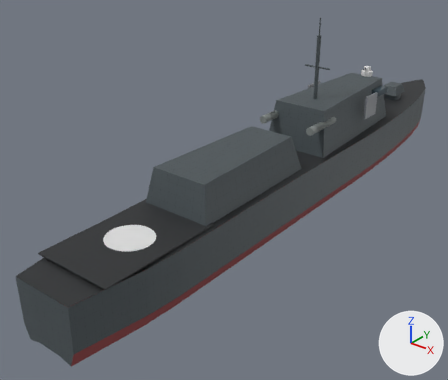
Two versions of the glTF model situation3d/web/assets/models/type_056a.glb, one commit apart.
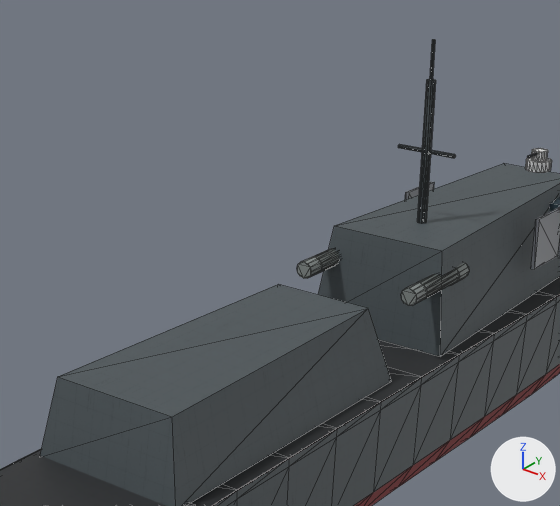
Each version is shown whole from a 50 mm camera at (43.7, -71.5, 38.2) aimed at (-5.6, -10.0, 0.0), then close up on the part from 29% to 84% of the width and 0% to 59% of the height. Lighting does not change. The marker at lower right points along +X, +Y and +Z. The older version's two pictures come first. The close-ups show mesh edges as thin lines. Where no turn or scale is listed for an object, it has been applied to the vertices. Vertices at exactly the same position are counted once.

Objects in the first close-up: '056a_hull'.
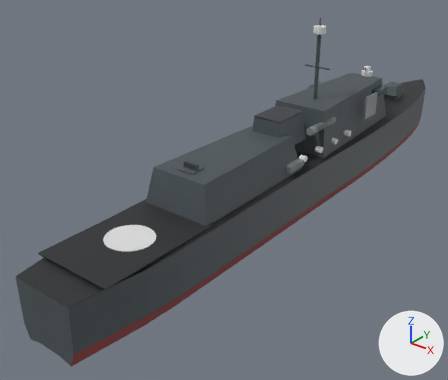
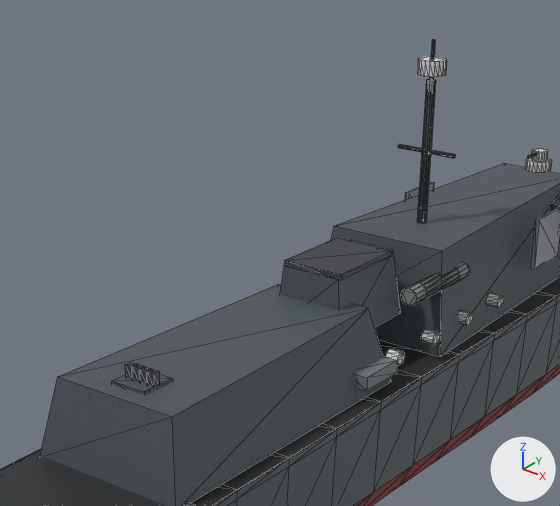
What differs and where, as boxes [x1, y1, x2, y2] in the close-ups (560 x 506 px):
part 1 of me_056a_hull, added
    after: [280, 240, 401, 327]
part 2 of me_056a_hull, added
    after: [112, 374, 173, 395]
part 3 of me_056a_hull, added
    after: [284, 238, 392, 280]
part 4 of me_056a_hull, added
    after: [418, 56, 447, 77]
part 5 of me_056a_hull, added
    after: [386, 348, 405, 365]
part 6 of me_056a_hull, added
    after: [421, 328, 440, 345]
part 7 of me_056a_hull, added
    after: [458, 311, 473, 326]
part 8 of me_056a_hull, added
    after: [486, 293, 503, 308]
part 9 of me_056a_hull, added
    after: [125, 362, 137, 378]
part 10 of me_056a_hull, added
    after: [132, 364, 144, 380]
part 11 of me_056a_hull, added
    after: [140, 367, 152, 383]
part 12 of me_056a_hull, added
    after: [147, 369, 159, 386]
part 13 of me_056a_hull, added
    after: [353, 357, 397, 391]

The edits, one by one:
me_056a_hull is used by ob_056a_hull; location (0.0, 0.0, 9.0).
me_056a_hull had 692 vertices, 1208 faces and spanned x -5.6..5.6, y -44.5..44.5, z -13.4..13.4.
me_056a_hull now has 952 vertices, 1660 faces and spans x -5.6..5.6, y -44.5..44.5, z -13.4..13.4.
me_056a_hull part 1: the loose piece of 8 vertices spanning x -4.7..4.7, y -26.0..-6.0, z -4.4..0.2 is copied, and the copy is scaled about its middle by (0.489, 0.35, 0.869), then moved by (0.0, 11.0, 2.1); it spans x -2.3..2.3, y -8.5..-1.5, z -2.0..2.0.
me_056a_hull part 2: a new loose piece, a box spanning x -1.1..1.1, y -24.1..-21.9, z -0.15..0.35, in mat_haze_gray (picture img_navy_panel).
me_056a_hull part 3: a new loose piece, a box spanning x -2.0..2.0, y -8.1..-2.7, z 1.92..2.28, in mat_palettematerial001.
me_056a_hull part 4: a new loose piece, an 18-sided cylinder along z spanning x -0.84..0.84, y 3.15..4.85, z 11.35..12.25, in mat_palettematerial001.
me_056a_hull part 5: a new loose piece, a 10-sided cylinder along x spanning x 4.2..5.0, y -6.42..-5.58, z -3.2..-2.4, in mat_palettematerial001.
me_056a_hull part 6: a new loose piece, a 10-sided cylinder along x spanning x 4.2..5.0, y -2.42..-1.58, z -3.2..-2.4, in mat_palettematerial001.
me_056a_hull part 7: a new loose piece, a 10-sided cylinder along x spanning x 4.2..5.0, y 1.58..2.42, z -3.2..-2.4, in mat_palettematerial001.
me_056a_hull part 8: a new loose piece, a 10-sided cylinder along x spanning x 4.2..5.0, y 5.58..6.42, z -3.2..-2.4, in mat_palettematerial001.
me_056a_hull part 9: a new loose piece, a box spanning x -0.96..-0.54, y -23.21..-22.79, z 0.2..1.0, in mat_palettematerial001.
me_056a_hull part 10: a new loose piece, a box spanning x -0.46..-0.04, y -23.21..-22.79, z 0.2..1.0, in mat_palettematerial001.
me_056a_hull part 11: a new loose piece, a box spanning x 0.04..0.46, y -23.21..-22.79, z 0.2..1.0, in mat_palettematerial001.
me_056a_hull part 12: a new loose piece, a box spanning x 0.54..0.96, y -23.21..-22.79, z 0.2..1.0, in mat_palettematerial001.
me_056a_hull part 13: a new loose piece, a box spanning x 3.6..5.0, y -9.6..-6.4, z -3.6..-2.8, in mat_palettematerial001.
Other edits to the shape of me_056a_hull do not show in these pictures.
